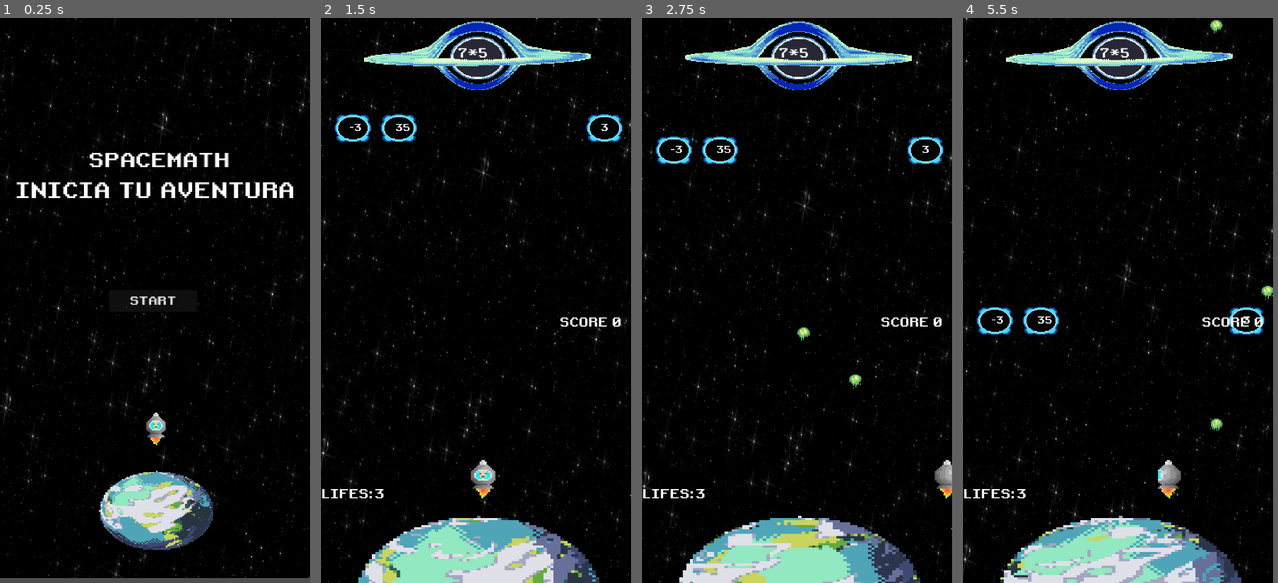
Above: before the commit, frames 1-4 (left to right).
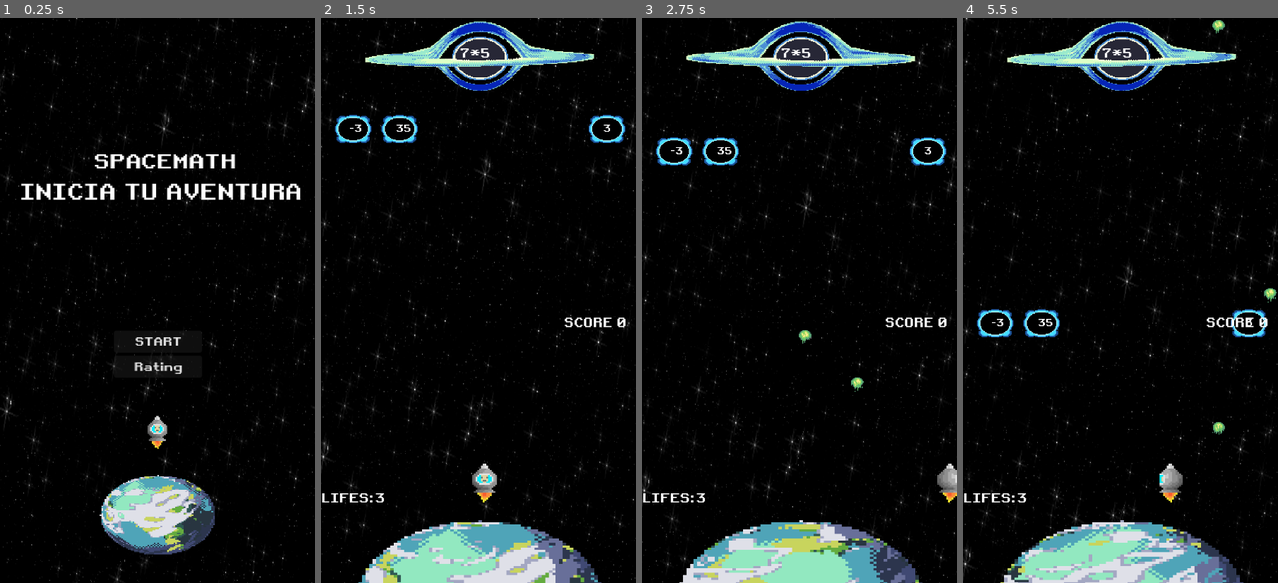
Above: after the commit, the same moments.

Repository: Keeeff9/math-kid
Game: Godot game, scene res://Scenes/menu.tscn
Two runs of this game, one before a commit and one after it. Both use one fixed random seed, a clock stepped at 60 frames per second and the inputs below.
Inputs (mouse positions are in pixels of both pictures, inside the frame that each line leads up to):
- Up to frame 1 (0.25 s): no input
- Up to frame 2 (1.5 s): click (475, 368) at 0.5 s, where only the run after the commit has a clickable "Rating"; click "START" at 1.25 s
- Up to frame 3 (2.75 s): tap Enter (ui_accept) at 2, 2.27 s; hold Right (ui_right) from 2.03 s (still down)
- Up to frame 4 (5.5 s): release Right (ui_right) at 2.78 s; hold Left (ui_left) 2.78-3.53 s; tap Enter (ui_accept) at 3.02, 4.52, 5.27 s; hold Right (ui_right) 3.53-5.03 s; hold Left (ui_left) from 5.03 s (still down)
In our replay, the window is 439x800 before the commit and 446x800 after it. These sizes can differ from the game's own. Grey fills any space a smaller window leaves; there, only what the larger window draws over its background counts as a difference.

The runs differ from the first frame. In frame 1, 9.0% of the frame differs, in the area x 0-100%, y 0-100%; in frame 2, 8.4%; in frame 3, 8.7%; in frame 4, 9.6%.

Commit message:
Añadido configuración de editor y variables globales, ajustardo dimensiones de ventana y exportación; Además activado la función de guardado automático y de creado un botón de rating que muestra u oculta la tabla de clasificación; Adicional se ve el nombre de usuario tanto al principio como al finalizar

Diff:
--- a/SpaceMath/v.0.2.2/Scenes/menu.tscn
+++ b/SpaceMath/v.0.2.2/Scenes/menu.tscn
@@ -443,18 +443,18 @@
 
 [node name="Menu_Vertical" type="Control"]
 layout_mode = 3
-anchors_preset = 15
-anchor_right = 1.0
-anchor_bottom = 1.0
-offset_right = -8.0
+anchor_right = 1.009
+anchor_bottom = 0.991
+offset_right = -0.300049
+offset_bottom = 0.483887
 grow_horizontal = 2
 grow_vertical = 2
 script = ExtResource("1_goijd")
 
 [node name="Background" type="Sprite2D" parent="."]
 texture_filter = 1
-position = Vector2(352, 632)
-scale = Vector2(1.38, 2.471)
+position = Vector2(352.64, 632.212)
+scale = Vector2(1.3775, 2.47183)
 texture = ExtResource("2_scg87")
 
 [node name="Planet" type="AnimatedSprite2D" parent="."]
@@ -466,16 +466,25 @@
 frame_progress = 0.91688
 
 [node name="DescriptionReiniciar" type="Label" parent="."]
-layout_mode = 2
-offset_left = 86.0
-offset_top = 723.0
-offset_right = 657.0
-offset_bottom = 827.0
+layout_mode = 1
+anchors_preset = 8
+anchor_left = 0.5
+anchor_top = 0.5
+anchor_right = 0.5
+anchor_bottom = 0.5
+offset_left = -285.5
+offset_top = -57.0494
+offset_right = 285.5
+offset_bottom = 46.9506
+grow_horizontal = 2
+grow_vertical = 2
 size_flags_horizontal = 0
 size_flags_vertical = 10
 theme_override_fonts/font = ExtResource("3_gg6fb")
+text = "Realizaste: # Puntos"
 label_settings = SubResource("LabelSettings_h1d4j")
 horizontal_alignment = 1
+vertical_alignment = 1
 
 [node name="HBoxContainer" type="VBoxContainer" parent="."]
 layout_mode = 1
@@ -484,10 +493,10 @@
 anchor_top = 0.5
 anchor_right = 0.5
 anchor_bottom = 0.5
-offset_left = -100.0
-offset_top = -24.0
-offset_right = 17.0
-offset_bottom = 5.0
+offset_left = -100.522
+offset_top = 72.9506
+offset_right = 16.4775
+offset_bottom = 134.951
 grow_horizontal = 2
 grow_vertical = 2
 scale = Vector2(1.7, 1.7)
@@ -499,23 +508,19 @@
 theme_override_fonts/font = ExtResource("3_gg6fb")
 text = "START"
 
+[node name="Button" type="Button" parent="HBoxContainer"]
+layout_mode = 2
+theme_override_fonts/font = ExtResource("3_gg6fb")
+text = "Rating"
+
 [node name="ExitButton" type="Button" parent="HBoxContainer"]
 visible = false
 layout_mode = 2
-size_flags_horizontal = 4
 theme_override_fonts/font = ExtResource("3_gg6fb")
 text = "EXIT"
 
 [node name="DataBase" type="Node" parent="."]
 script = ExtResource("5_bjek4")
-
-[node name="Button" type="Button" parent="DataBase"]
-offset_left = -286.0
-offset_top = 117.0
-offset_right = -93.0
-offset_bottom = 193.0
-theme_override_fonts/font = ExtResource("3_gg6fb")
-text = "Petición"
 
 [node name="RichTextLabel" type="RichTextLabel" parent="DataBase"]
 offset_left = 733.0
@@ -525,25 +530,12 @@
 
 [node name="HTTPRequest" type="HTTPRequest" parent="DataBase"]
 
-[node name="UserName" type="LineEdit" parent="DataBase"]
-offset_left = -126.0
-offset_top = 59.0
-offset_right = -58.9375
-offset_bottom = 90.0
-
-[node name="Max_score" type="LineEdit" parent="DataBase"]
-offset_left = -226.0
-offset_top = 59.0
-offset_right = -158.938
-offset_bottom = 90.0
-
 [node name="GridContainer" type="GridContainer" parent="DataBase"]
-visible = false
-offset_left = 920.0
-offset_top = 30.0
-offset_right = 955.0
-offset_bottom = 72.0
-columns = 3
+offset_left = 477.0
+offset_top = 684.0
+offset_right = 512.0
+offset_bottom = 726.0
+columns = 2
 
 [node name="UserNamePlay" type="Label" parent="DataBase"]
 anchors_preset = 8
@@ -551,10 +543,10 @@
 anchor_top = 0.5
 anchor_right = 0.5
 anchor_bottom = 0.5
-offset_left = -160.0
-offset_top = -160.0
-offset_right = 147.0
-offset_bottom = -59.0
+offset_left = -153.5
+offset_top = -172.5
+offset_right = 153.5
+offset_bottom = -71.5
 grow_horizontal = 2
 grow_vertical = 2
 theme_override_fonts/font = ExtResource("3_gg6fb")
@@ -602,6 +594,6 @@
 horizontal_alignment = 1
 
 [connection signal="pressed" from="HBoxContainer/StartButton" to="." method="_on_start_button_pressed"]
+[connection signal="pressed" from="HBoxContainer/Button" to="DataBase" method="_on_button_pressed"]
 [connection signal="pressed" from="HBoxContainer/ExitButton" to="." method="_on_exit_button_pressed"]
-[connection signal="pressed" from="DataBase/Button" to="DataBase" method="_on_button_pressed"]
 [connection signal="request_completed" from="DataBase/HTTPRequest" to="DataBase" method="_on_http_request_request_completed"]
--- a/SpaceMath/v.0.2.2/Scripts/dataBase.gd
+++ b/SpaceMath/v.0.2.2/Scripts/dataBase.gd
@@ -2,9 +2,7 @@
 
 @onready var http_request = $HTTPRequest
 @onready var grid_container = $GridContainer  # Asegúrate de tener un GridContainer en la escena
-@onready var userName = $UserName         # Asegúrate de tener un LineEdit para el nombre
-@onready var max_score = $Max_score        # Asegúrate de tener un LineEdit para el teléfono
-@onready var button = $Button
+@onready var button = $"../HBoxContainer/Button"
 @onready var userNamePlay = $UserNamePlay
 
 var url = "http://localhost/apiphpserver/game.php"  # Cambia esta URL según tu necesidad
@@ -13,26 +11,56 @@
 func _ready() -> void:
 	if not http_request.is_connected("request_completed", Callable(self, "_on_http_request_request_completed")):
 		http_request.connect("request_completed", Callable(self, "_on_http_request_request_completed"))
-	load_data()  # Solicitar datos al iniciar
+	# load_data()  # Solicitar datos al iniciar
 	if not button.is_connected("pressed", Callable(self, "_on_button_pressed")):
 		button.connect("pressed", Callable(self, "_on_button_pressed"))  # Conectar el botón al método
 
 	var key = "userNameStg"
 	var value = read_from_local_storage(key)
 	userNamePlay.text = value
+	GlobalVariables.userName = value
 	if value:
 		print("Valor leído del localStorage:", value)
 	else:
 		print("No se encontró el dato en el localStorage")
 
+var is_show_rating = false
+func _on_button_pressed() -> void:
+	# save_data()  # Llama a la función para guardar datos
+	if is_show_rating:
+		grid_container.visible = false
+		is_show_rating = false
+	else:
+		load_data() # Solicitar datos al presionar el botón
+		grid_container.visible = true
+		is_show_rating = true
+
 func load_data() -> void:
 	is_post_request = false
 	http_request.request(url)  # Realiza la solicitud GET para obtener los datos
 
-func _on_button_pressed() -> void:
-	save_data()  # Llama a la función para guardar datos
+# Función para guardar un nuevo registro
+func save_data() -> void:
+	var data = {
+		"userName": GlobalVariables.userName,
+		"score": GlobalVariables.score,
+	}
 
-func _on_http_request_request_completed(result: int, response_code: int, headers: PackedStringArray, body: PackedByteArray) -> void:
+	is_post_request = true
+
+	var json_data = JSON.stringify(data)  # Convierte el diccionario a JSON
+	var body = json_data  # El cuerpo de la solicitud debe ser una cadena JSON
+
+	var headers = PackedStringArray()
+	headers.append("Content-Type: application/json")
+
+	# Realiza la solicitud POST
+
+	var err = http_request.request(url + "?table=contacto", headers, HTTPClient.METHOD_POST, body)
+	if err != OK:
+		print("Error al realizar la solicitud:", err)  # Manejar el error si la solicitud falla
+
+func _on_http_request_request_completed(_result: int, response_code: int, _headers: PackedStringArray, body: PackedByteArray) -> void:
 	print("Response code:", response_code)
 	print("Response body:", body.get_string_from_utf8())
 
@@ -40,7 +68,7 @@
 		var json = JSON.new()
 		var error_code = json.parse(body.get_string_from_utf8())
 		if error_code != OK:
-			print("Error al parsear JSON")
+			print("Error al parsear JSON:", error_code)
 			return
 
 		var data = json.data  # Acceder al resultado del análisis JSON
@@ -53,8 +81,8 @@
 			grid_container.columns = 2  # Cambia este número según el número de columnas que desees
 
 			# Añadir encabezados de columna
-			add_header("userName")
-			add_header("max_score")
+			add_header("User Name")
+			add_header("Max Score")
 
 			# Iterar sobre cada diccionario en la lista
 			for entry in data:
@@ -67,11 +95,15 @@
 		else:
 			print("Error al parsear JSON. Respuesta no es un Array.")
 	else:
-		print("Error en la solicitud:", response_code)
+		match response_code:
+			HTTPClient.STATUS_CANT_CONNECT:
+				print("Error: No se pudo conectar al servidor.")
+			_:
+				print("Error desconocido:", response_code)
 
 	# Si la solicitud POST fue exitosa, recargar los datos
-	if is_post_request:
-		load_data()
+	# if is_post_request:
+	# 	load_data()
 
 # Función para añadir un encabezado de columna
 func add_header(text: String) -> void:
@@ -89,25 +121,6 @@
 	value_label.set("rect_min_size", Vector2(100, 30))  # Establecer un tamaño mínimo
 	grid_container.add_child(value_label)
 
-# Función para guardar un nuevo registro
-func save_data() -> void:
-	var data = {
-		"userName": userName.text,
-		"score": max_score.text,
-	}
-
-	var json_data = JSON.stringify(data)  # Convierte el diccionario a JSON
-	var body = json_data  # El cuerpo de la solicitud debe ser una cadena JSON
-
-	var headers = PackedStringArray()
-	headers.append("Content-Type: application/json")
-
-	# Realiza la solicitud POST
-	is_post_request = true
-	var err = http_request.request(url + "?table=contacto", headers, HTTPClient.METHOD_POST, body)
-	if err != OK:
-		print("Error al realizar la solicitud:", err)  # Manejar el error si la solicitud falla
-
 # Define una función para leer un dato del localStorage
 func read_from_local_storage(key: String) -> String:
 	if Engine.has_singleton("JavaScriptBridge"):
--- a/SpaceMath/v.0.2.2/Scripts/globalVariables.gd
+++ b/SpaceMath/v.0.2.2/Scripts/globalVariables.gd
@@ -10,6 +10,8 @@
 var incorret_answer = []
 var operation := ""
 #
+
+var userName := "Invitado"
 
 func _ready() -> void:
 	crearDosNumerosRandom()
--- a/SpaceMath/v.0.2.2/Scripts/menu.gd
+++ b/SpaceMath/v.0.2.2/Scripts/menu.gd
@@ -4,11 +4,11 @@
 @onready var description: Label = $VBoxContainer/Description
 @onready var description_reiniciar: Label = $DescriptionReiniciar
 @onready var start_button: Button = $HBoxContainer/StartButton
-
-
+@onready var user_name: Label = $DataBase/UserNamePlay
 
 # Called when the node enters the scene tree for the first time.
 func _ready() -> void:
+	description_reiniciar.text = ""
 	if(GlobalVariables.lifes == 0):
 		lifeCero_Gameover()
 
@@ -28,11 +28,16 @@
 	print("Game started")
 
 func lifeCero_Gameover():
+	var dataBase = $DataBase
+	if dataBase:
+		dataBase.save_data()
+	else:
+		print("Error: No se encontró el nodo DataBase")
+
+	user_name.text = GlobalVariables.userName
+	start_button.text = "Reiniciar"
 	title.text = "Game Over"
 	description.text = "¡Sigue intentado!"
+	description_reiniciar.text = "Realizaste: "+ str(GlobalVariables.score) +" Puntos!!"
 	if (GlobalVariables.score > 1):
-		description_reiniciar.text = "Realizaste: "+ str(GlobalVariables.score) +" Puntos!!
-		Vas por buen camino!!!!!!"
-		start_button.text = "Reiniciar"
-	else:
-		description_reiniciar.text = "Realizaste: "+ str(GlobalVariables.score) +" Puntos!!"
+		description_reiniciar.text += "\nVas por buen camino!!!!!!"
--- a/SpaceMath/v.0.2.2/project.godot
+++ b/SpaceMath/v.0.2.2/project.godot
@@ -20,8 +20,8 @@
 
 [display]
 
-window/size/viewport_width=700
-window/size/viewport_height=1276
+window/size/viewport_width=705
+window/size/viewport_height=1265
 window/stretch/mode="viewport"
 
 [input]
Not shown, changed: SpaceMath/v.0.2.2/export_presets.cfg
